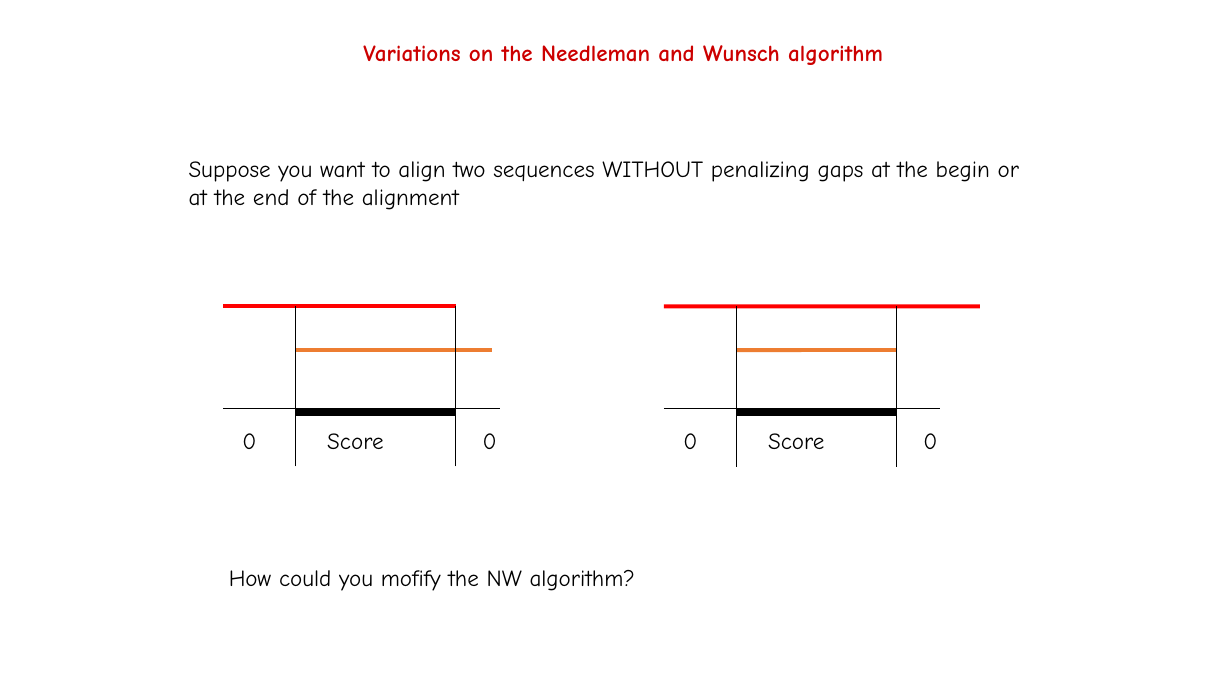
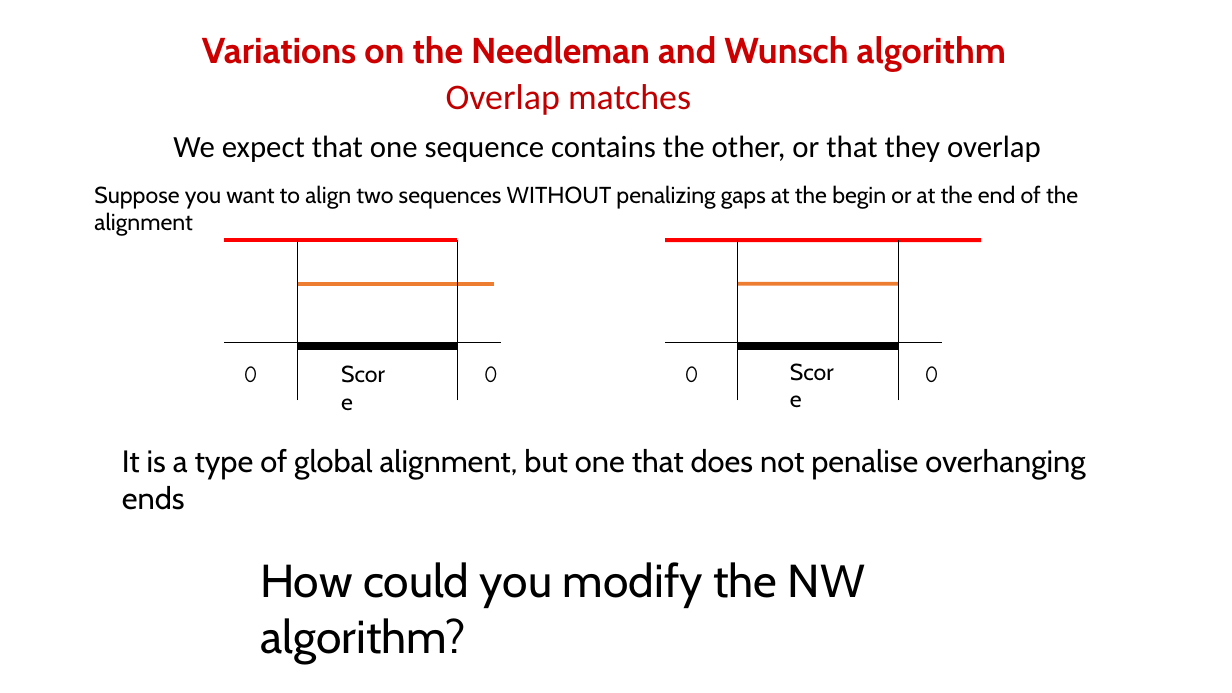
Before and after one commit to allegravia/programming-for-bioinformatics, a slide deck: slide 52 of slides/pairwise_alignment_needleman_wunsh.pptx. Drawn at 1232x693 pixels with LibreOffice and Linux fonts; fonts in the diff are those of the drawing. Boxes give left, top, right and bottom in pixels: in the first picture for what was removed or moved away, otherwise in the second. Text is boxed around its words. In the diff, an @@ line names an element or a change of style, - is before the commit and + after.

Commit message:
added all slides

```diff
--- a/slides/pairwise_alignment_needleman_wunsh.pptx
+++ b/slides/pairwise_alignment_needleman_wunsh.pptx
@@ text "Variations on the Needleman and ...": place and size @@
-text "Variations on the Needleman and ..." at [363, 45, 883, 65]
+text "Variations on the Needleman and ..." at [202, 36, 1006, 72]
@@ text "Variations on the Needleman and ..." at [202, 36, 1006, 72]: size 18 to 28 pt, font Comic Neue to Cabin @@
@@ text added at [446, 84, 691, 115], 28 pt, text #C00000 @@
+Overlap matches
@@ text added at [173, 135, 1041, 162], 24 pt, text #000000 @@
+We expect that one sequence contains the other, or that they overlap
@@ text "Suppose you want to align ...": place and size @@
-text "Suppose you want to align ..." at [189, 161, 1019, 210]
+text "Suppose you want to align ..." at [94, 185, 1078, 209]
@@ 12 lines, 4 texts: place and size @@
-12 lines, 4 texts at [223, 307, 980, 467]
+12 lines, 4 texts at [225, 240, 982, 400]
@@ text "Score": place and size @@
-text "Score" at [327, 433, 383, 449]
+text "Score" at [332, 355, 406, 392]
@@ font Comic Neue to Cabin in 3 elements at [94, 185, 1078, 209], [332, 355, 406, 392], [781, 353, 855, 390] @@
@@ text "Score": place and size @@
-text "Score" at [768, 433, 824, 449]
+text "Score" at [781, 353, 855, 390]
@@ text added at [122, 449, 1085, 479], 24 pt, text #000000 @@
+It is a type of global alignment, but one that does not penalise overhanging ends
@@ text at [260, 562, 865, 663]: text changed; size 18 to 36 pt; font Comic Neue to Cabin @@
-How could you mofify the NW algorithm?
+How could you modify the NW algorithm?
```
Also in this commit, not shown: 7 other slides changed, 6 other files.
